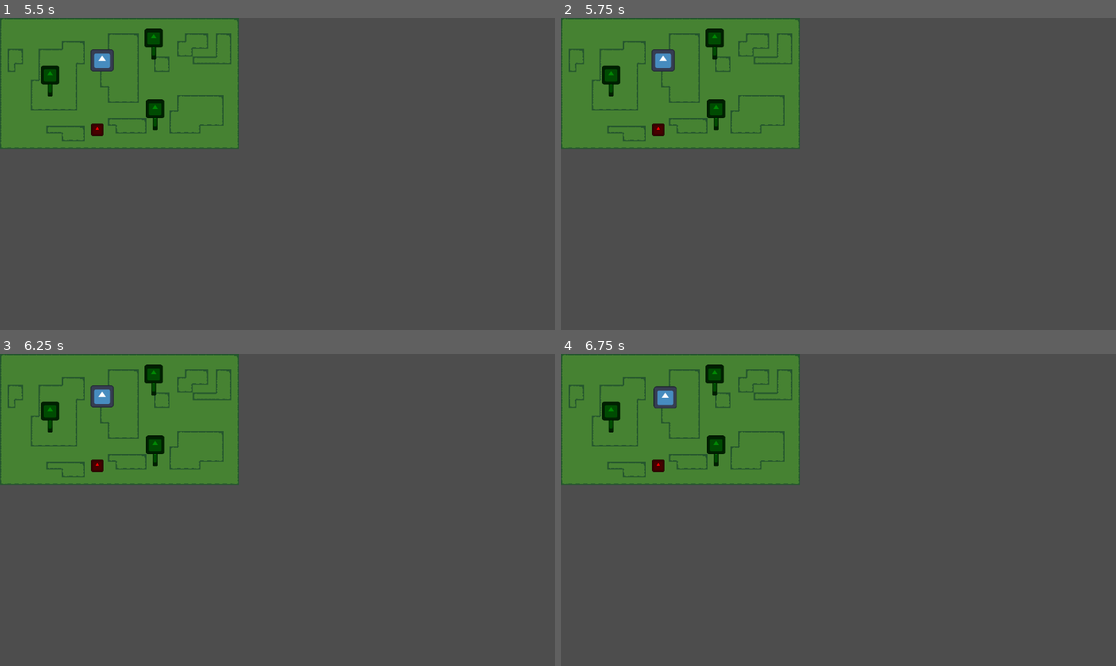
Above: before the commit, frames 1-4 (two rows, left to right).
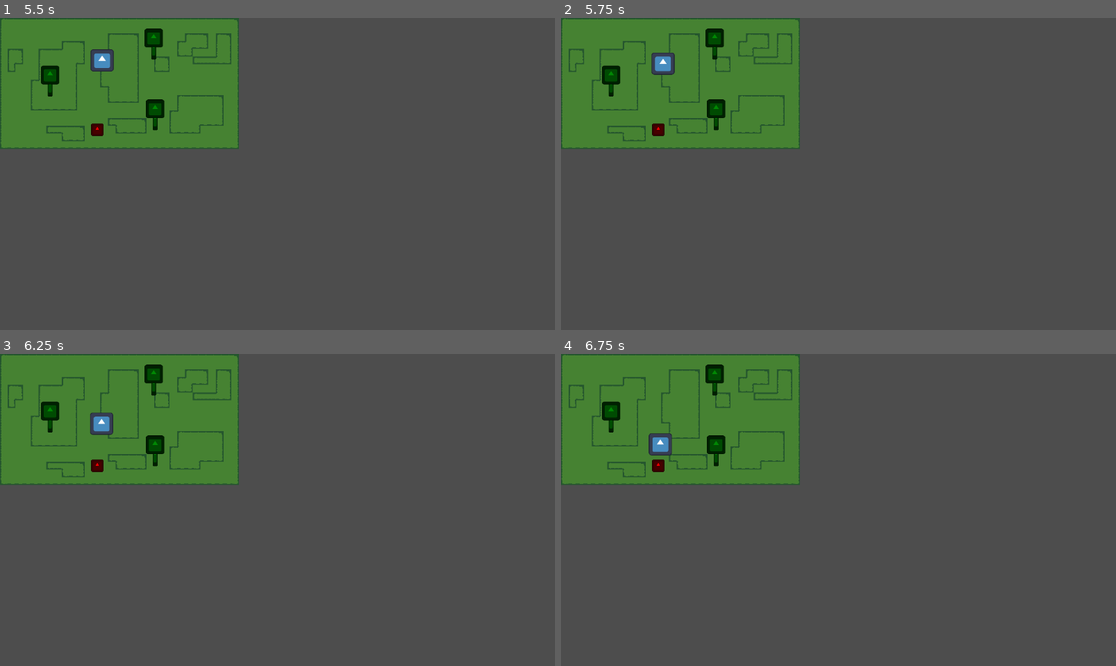
Above: after the commit, the same moments.

Repository: mjingeaux/SilentHarvest-8INF960
Game: Godot game, scene res://gameplay/levels/level_1.tscn
Same seed, same stepped clock (60 frames per second), same inputs: the game is played once before the commit and once after it. The engine's default icon, where the game draws it, is replaced by a stand-in: a white triangle on a blue panel in a dark square.
Inputs:
- Up to frame 1 (5.5 s): tap Enter (ui_accept) at 0.5, 0.77, 1.52, 3.02, 3.77, 4.52, 5 s; hold Right (ui_right) 0.53-2.03 s; hold Left (ui_left) 2.03-2.78 s; hold Right (ui_right) 2.78-4.28 s; hold Left (ui_left) 4.28-5.03 s; hold Right (ui_right) from 5.03 s (still down)
- Up to frame 2 (5.75 s): keep holding Right (ui_right)
- Up to frame 3 (6.25 s): release Right (ui_right) at 5.78 s; hold Left (ui_left) from 5.78 s (still down); tap Enter (ui_accept) at 6.02 s
- Up to frame 4 (6.75 s): keep holding Left (ui_left)

Frame 1 is identical in both runs. In frame 2, 0.2% of the frame differs, in the area x 16-21%, y 10-19%; in frame 3, 0.6%, in the area x 16-21%, y 10-27%; in frame 4, 0.6%.

Commit message:
patrol half working

Diff:
--- a/silentharvest/gameplay/behaviors/patrol/patrol.gd
+++ b/silentharvest/gameplay/behaviors/patrol/patrol.gd
@@ -25,10 +25,11 @@
 	add_entity_to_path_follow_node.call_deferred()
 
 	# Scans its children in search of path2D
-	for c in get_children():
+	for id in range(get_child_count()):
+		var c = get_child(id)
 		if (c is Path2D):
 			path_count += 1
-			print(c.name, " detected !")
+			print(c.name, " detected ! (", id, ")")
 
 	start_patrol()
 
@@ -46,14 +47,15 @@
 	change_patrol_segment()
 
 func change_patrol_segment(id := 0):
-	var next_path : Path2D = get_node(str("Path", id))
+	var next_path : Path2D = get_child(id)
 	if (current_path_id != -1):
-		get_child(current_path_id).remove_child(path_follow_node)
+		get_child(current_path_id - reverse).remove_child(path_follow_node)
 		next_path.add_child(path_follow_node)
 	else:
 		next_path.add_child(path_follow_node)
 	current_path_id = id
 	current_path_lenth = next_path.curve.get_baked_length()
+	path_follow_node.progress_ratio = 0. if (reverse == 1.) else 1.
 
 func play_entity_poi():
 	paused = true
@@ -70,7 +72,6 @@
 	if (!paused):
 		path_follow_node.progress += speed * delta * reverse
 
-		print(path_follow_node.progress_ratio)
 		if ((path_follow_node.progress_ratio >= 1. ||
 		 path_follow_node.progress_ratio <= 0.) &&
 		 !just_started):
@@ -80,12 +81,13 @@
 			if (current_poi == 0 || current_poi >= path_count):
 				#last patrol segment reached
 				if (!loop_between_segments): #ping pong
-					reverse *= -1.
+					reverse = -reverse
 					just_started = true
 				if (pause_at_end):
 					play_entity_poi()
 			else:
 				play_entity_poi()
+				just_started = true
 
 
 			current_path_id += reverse
--- a/silentharvest/gameplay/entities/enemies/HumanEnemy.tscn
+++ b/silentharvest/gameplay/entities/enemies/HumanEnemy.tscn
@@ -39,5 +39,6 @@
 polygon = PackedVector2Array(-16, 0, 16, 0, 128, 128, -128, 128)
 
 [node name="POI_Timer_TEMP" type="Timer" parent="."]
+one_shot = true
 
 [connection signal="timeout" from="POI_Timer_TEMP" to="." method="_on_poi_timer_temp_timeout"]
